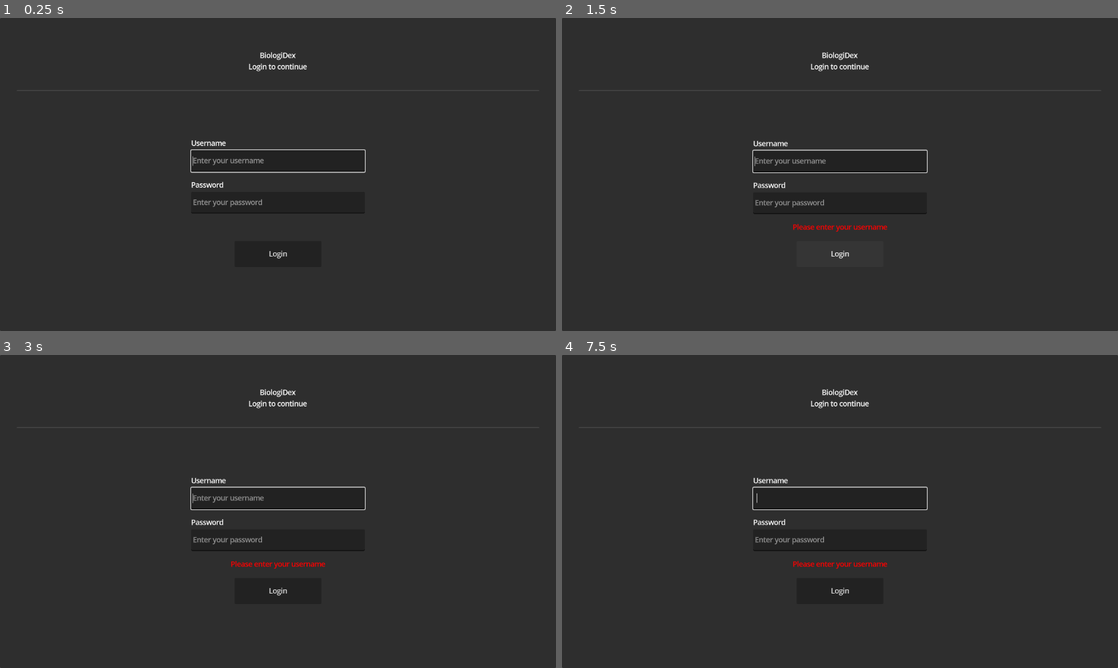
Above: before the commit, frames 1-4 (two rows, left to right).
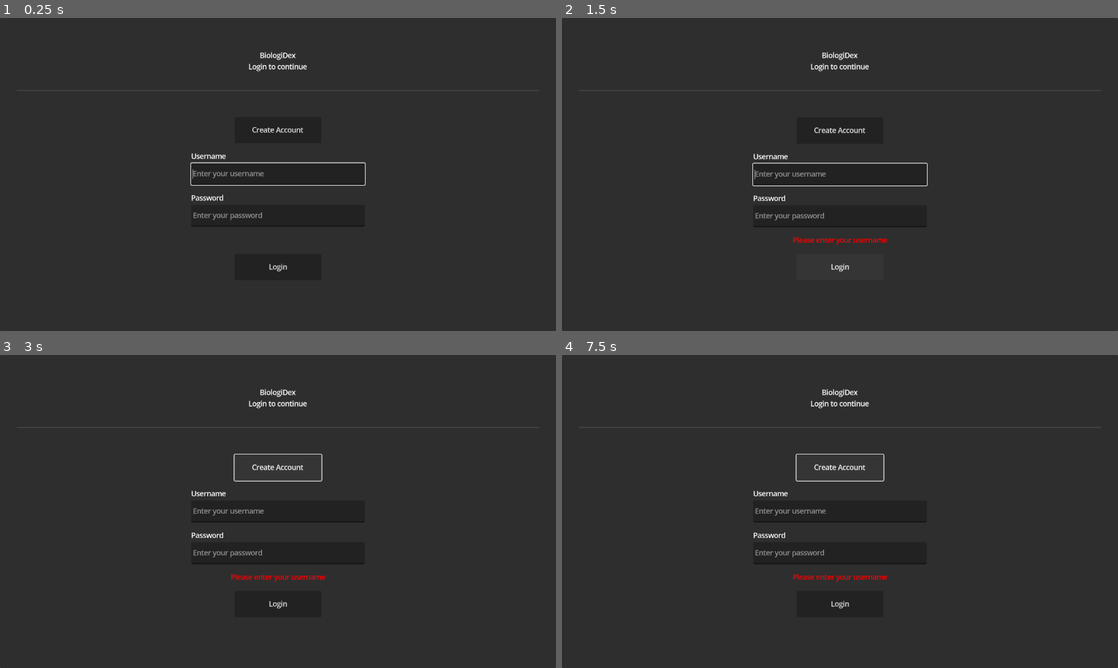
Above: after the commit, the same moments.

Repository: BryanRacic/biologidex
Game: Godot game, scene res://login.tscn
Same seed, same stepped clock (60 frames per second), same inputs: the game is played once before the commit and once after it.
Inputs (mouse positions are in pixels of both pictures, inside the frame that each line leads up to):
- Up to frame 1 (0.25 s): no input
- Up to frame 2 (1.5 s): click (840, 130) at 0.5 s, where only the run after the commit has a clickable "Create Account"; click "Login" at 1.25 s
- Up to frame 3 (3 s): click "Login" at 2 s; click (278, 467) at 2.75 s, where only the run after the commit has a clickable "Create Account"
- Up to frame 4 (7.5 s): click "Login" at 3.5 s; click (840, 467) at 4.25 s, where only the run after the commit has a clickable "Create Account"; tap Enter at 5, 6.5 s; tap Space at 5.75, 7.25 s

The runs differ from the first frame. In frame 1, 1.3% of the frame differs, in the area x 34-66%, y 34-82%; in frame 2, 1.7%; in frame 3, 1.7%; in frame 4, 1.6%.

Commit message:
Create Account scene (no script yet)

Diff:
--- /dev/null
+++ b/client/biologidex-client/create_acct.tscn
@@ -0,0 +1,138 @@
+[gd_scene format=3 uid="uid://makmcpxt2lki"]
+
+[node name="CreateAccount" type="Control"]
+layout_mode = 3
+anchors_preset = 15
+anchor_right = 1.0
+anchor_bottom = 1.0
+grow_horizontal = 2
+grow_vertical = 2
+
+[node name="Panel" type="Panel" parent="."]
+layout_mode = 1
+anchors_preset = 15
+anchor_right = 1.0
+anchor_bottom = 1.0
+grow_horizontal = 2
+grow_vertical = 2
+
+[node name="MarginContainer" type="MarginContainer" parent="Panel"]
+layout_mode = 1
+anchors_preset = 15
+anchor_right = 1.0
+anchor_bottom = 1.0
+grow_horizontal = 2
+grow_vertical = 2
+theme_override_constants/margin_left = 40
+theme_override_constants/margin_top = 40
+theme_override_constants/margin_right = 40
+theme_override_constants/margin_bottom = 40
+
+[node name="VBoxContainer" type="VBoxContainer" parent="Panel/MarginContainer"]
+layout_mode = 2
+
+[node name="Header" type="VBoxContainer" parent="Panel/MarginContainer/VBoxContainer"]
+custom_minimum_size = Vector2(0, 120)
+layout_mode = 2
+alignment = 1
+
+[node name="Title" type="Label" parent="Panel/MarginContainer/VBoxContainer/Header"]
+layout_mode = 2
+text = "BiologiDex"
+horizontal_alignment = 1
+
+[node name="Subtitle" type="Label" parent="Panel/MarginContainer/VBoxContainer/Header"]
+layout_mode = 2
+text = "Create account to continue"
+horizontal_alignment = 1
+
+[node name="HSeparator" type="HSeparator" parent="Panel/MarginContainer/VBoxContainer"]
+layout_mode = 2
+
+[node name="Content" type="ScrollContainer" parent="Panel/MarginContainer/VBoxContainer"]
+layout_mode = 2
+size_flags_vertical = 3
+
+[node name="ContentMargin" type="MarginContainer" parent="Panel/MarginContainer/VBoxContainer/Content"]
+layout_mode = 2
+size_flags_horizontal = 3
+size_flags_vertical = 3
+theme_override_constants/margin_left = 20
+theme_override_constants/margin_top = 20
+theme_override_constants/margin_right = 20
+theme_override_constants/margin_bottom = 20
+
+[node name="CreateAcctForm" type="VBoxContainer" parent="Panel/MarginContainer/VBoxContainer/Content/ContentMargin"]
+layout_mode = 2
+size_flags_horizontal = 4
+size_flags_vertical = 4
+theme_override_constants/separation = 20
+
+[node name="EmailField" type="VBoxContainer" parent="Panel/MarginContainer/VBoxContainer/Content/ContentMargin/CreateAcctForm"]
+layout_mode = 2
+
+[node name="EmailLabel" type="Label" parent="Panel/MarginContainer/VBoxContainer/Content/ContentMargin/CreateAcctForm/EmailField"]
+layout_mode = 2
+text = "Username"
+
+[node name="EmailInput" type="LineEdit" parent="Panel/MarginContainer/VBoxContainer/Content/ContentMargin/CreateAcctForm/EmailField"]
+custom_minimum_size = Vector2(400, 50)
+layout_mode = 2
+placeholder_text = "Enter your username"
+
+[node name="UsernameField" type="VBoxContainer" parent="Panel/MarginContainer/VBoxContainer/Content/ContentMargin/CreateAcctForm"]
+layout_mode = 2
+
+[node name="UsernameLabel" type="Label" parent="Panel/MarginContainer/VBoxContainer/Content/ContentMargin/CreateAcctForm/UsernameField"]
+layout_mode = 2
+text = "Username"
+
+[node name="UsernameInput" type="LineEdit" parent="Panel/MarginContainer/VBoxContainer/Content/ContentMargin/CreateAcctForm/UsernameField"]
+custom_minimum_size = Vector2(400, 50)
+layout_mode = 2
+placeholder_text = "Enter your username"
+
+[node name="PasswordField" type="VBoxContainer" parent="Panel/MarginContainer/VBoxContainer/Content/ContentMargin/CreateAcctForm"]
+layout_mode = 2
+
+[node name="PasswordLabel" type="Label" parent="Panel/MarginContainer/VBoxContainer/Content/ContentMargin/CreateAcctForm/PasswordField"]
+layout_mode = 2
+text = "Password"
+
+[node name="PasswordInput" type="LineEdit" parent="Panel/MarginContainer/VBoxContainer/Content/ContentMargin/CreateAcctForm/PasswordField"]
+custom_minimum_size = Vector2(400, 50)
+layout_mode = 2
+placeholder_text = "Enter your password"
+secret = true
+
+[node name="ConfirmPasswordField2" type="VBoxContainer" parent="Panel/MarginContainer/VBoxContainer/Content/ContentMargin/CreateAcctForm"]
+layout_mode = 2
+
+[node name="ConfirmPasswordLabel" type="Label" parent="Panel/MarginContainer/VBoxContainer/Content/ContentMargin/CreateAcctForm/ConfirmPasswordField2"]
+layout_mode = 2
+text = "Password"
+
+[node name="ConfirmPasswordInput" type="LineEdit" parent="Panel/MarginContainer/VBoxContainer/Content/ContentMargin/CreateAcctForm/ConfirmPasswordField2"]
+custom_minimum_size = Vector2(400, 50)
+layout_mode = 2
+placeholder_text = "Enter your password (again)"
+secret = true
+
+[node name="StatusLabel" type="Label" parent="Panel/MarginContainer/VBoxContainer/Content/ContentMargin/CreateAcctForm"]
+layout_mode = 2
+horizontal_alignment = 1
+autowrap_mode = 3
+
+[node name="LoadingSpinner" type="Label" parent="Panel/MarginContainer/VBoxContainer/Content/ContentMargin/CreateAcctForm"]
+layout_mode = 2
+text = "Loading..."
+horizontal_alignment = 1
+
+[node name="CreateAcctButton" type="Button" parent="Panel/MarginContainer/VBoxContainer/Content/ContentMargin/CreateAcctForm"]
+custom_minimum_size = Vector2(200, 60)
+layout_mode = 2
+size_flags_horizontal = 4
+text = "Create Account"
+
+[node name="BoxContainer" type="BoxContainer" parent="Panel/MarginContainer/VBoxContainer/Content/ContentMargin/CreateAcctForm"]
+layout_mode = 2
--- a/client/biologidex-client/login.gd
+++ b/client/biologidex-client/login.gd
@@ -6,6 +6,7 @@
 @onready var username_input: LineEdit = $Panel/MarginContainer/VBoxContainer/Content/ContentMargin/LoginForm/UsernameField/UsernameInput
 @onready var password_input: LineEdit = $Panel/MarginContainer/VBoxContainer/Content/ContentMargin/LoginForm/PasswordField/PasswordInput
 @onready var login_button: Button = $Panel/MarginContainer/VBoxContainer/Content/ContentMargin/LoginForm/LoginButton
+@onready var create_acct_button: Button = $Panel/MarginContainer/VBoxContainer/Content/ContentMargin/LoginForm/CreateAcctButton
 @onready var status_label: Label = $Panel/MarginContainer/VBoxContainer/Content/ContentMargin/LoginForm/StatusLabel
 @onready var loading_spinner: Label = $Panel/MarginContainer/VBoxContainer/Content/ContentMargin/LoginForm/LoadingSpinner
 
--- a/client/biologidex-client/login.tscn
+++ b/client/biologidex-client/login.tscn
@@ -71,6 +71,12 @@
 size_flags_vertical = 4
 theme_override_constants/separation = 20
 
+[node name="CreateAcctButton" type="Button" parent="Panel/MarginContainer/VBoxContainer/Content/ContentMargin/LoginForm"]
+custom_minimum_size = Vector2(200, 60)
+layout_mode = 2
+size_flags_horizontal = 4
+text = "Create Account"
+
 [node name="UsernameField" type="VBoxContainer" parent="Panel/MarginContainer/VBoxContainer/Content/ContentMargin/LoginForm"]
 layout_mode = 2
 
@@ -111,3 +117,6 @@
 layout_mode = 2
 size_flags_horizontal = 4
 text = "Login"
+
+[node name="BoxContainer" type="BoxContainer" parent="Panel/MarginContainer/VBoxContainer/Content/ContentMargin/LoginForm"]
+layout_mode = 2
--- a/client/biologidex-client/project.godot
+++ b/client/biologidex-client/project.godot
@@ -26,11 +26,9 @@
 window/size/viewport_width=1280
 window/size/viewport_height=720
 window/size/mode=2
-window/size/resizable=true
 window/size/initial_position_type=3
 window/size/window_width_override=1280
 window/size/window_height_override=720
-window/stretch/mode="disabled"
 window/stretch/aspect="expand"
 window/handheld/orientation=6
 
Not shown: 1 places in client/biologidex-client/login.tscn that only renumber resources
